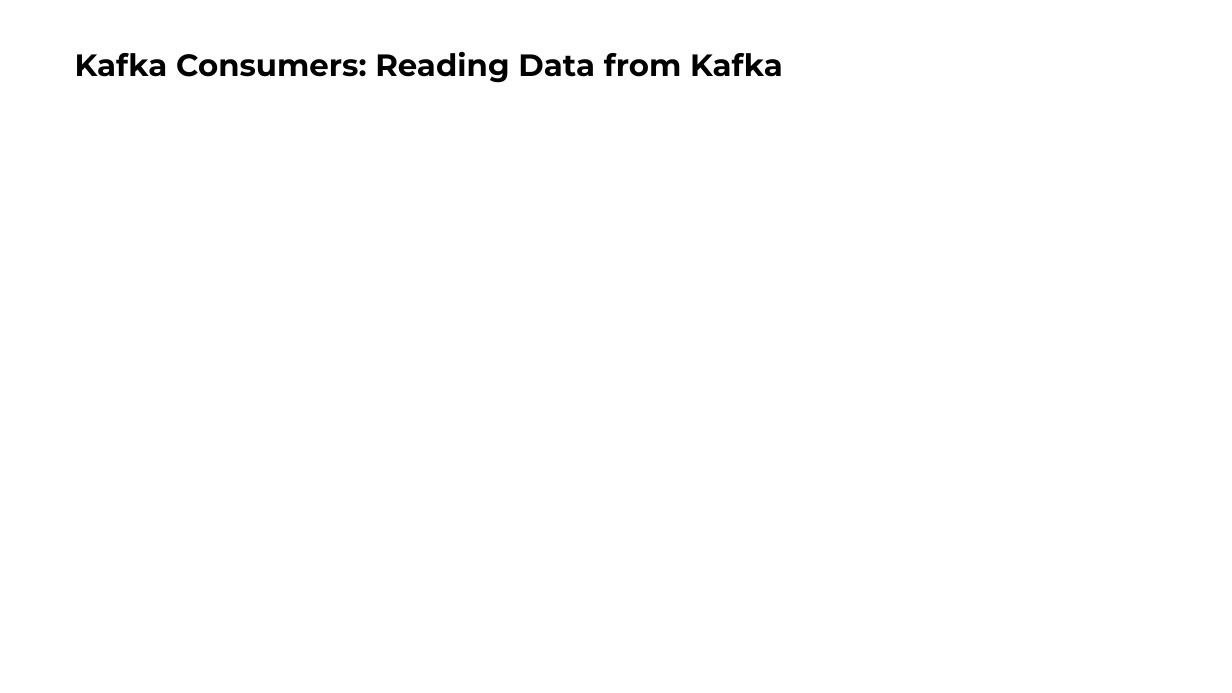
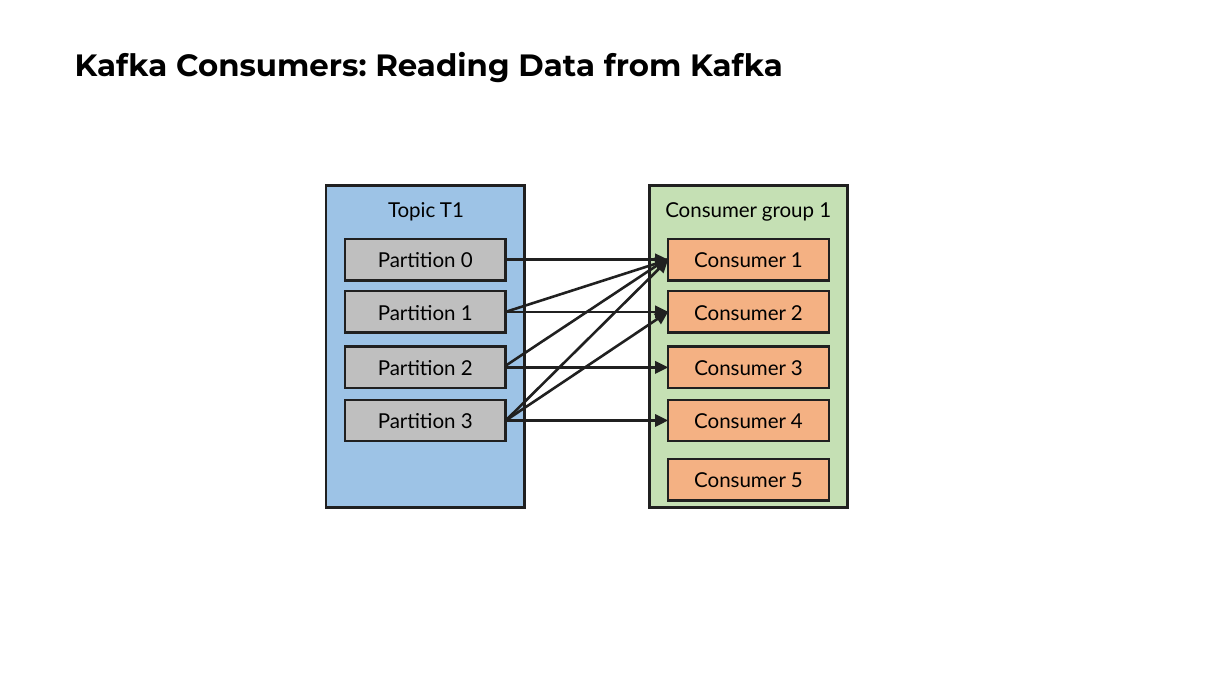
Before and after one commit to ngoctd314/books-note, a slide deck: slide 8 of Kafka Definitive Guide.pptx. Drawn at 1232x693 pixels with LibreOffice and Linux fonts; fonts in the diff are those of the drawing. Boxes give left, top, right and bottom in pixels: in the first picture for what was removed or moved away, otherwise in the second. Text is boxed around its words. In the diff, an @@ line names an element or a change of style, - is before the commit and + after.

```diff
--- a/Kafka Definitive Guide.pptx
+++ b/Kafka Definitive Guide.pptx
@@ rectangle added at [326,186,525,508], fill #9DC3E6, outline #202020 2 pt @@
@@ text added at [388,202,464,221], 16 pt, text #000000 @@
+Topic T1
@@ rectangle added at [650,186,848,508], fill #C5E0B4, outline #202020 2 pt @@
@@ text added at [665,202,831,221], 16 pt, text #000000 @@
+Consumer group 1
@@ rectangle added at [345,239,506,281], fill #BFBFBF, outline #202020 2 pt, 16 pt, text #000000 @@
+Partition 0
@@ rectangle added at [668,239,829,281], fill #F4B183, outline #202020 2 pt, 16 pt, text #000000 @@
+Consumer 1
@@ arrow added from (506, 260) to (668, 260), #202020 2 pt @@
@@ arrow added from (506, 312) to (668, 260), #202020 2 pt @@
@@ arrow added from (506, 366) to (668, 258), #202020 2 pt @@
@@ arrow added from (506, 421) to (668, 260), #202020 2 pt @@
@@ rectangle added at [345,291,506,333], fill #BFBFBF, outline #202020 2 pt, 16 pt, text #000000 @@
+Partition 1
@@ rectangle added at [668,291,829,333], fill #F4B183, outline #202020 2 pt, 16 pt, text #000000 @@
+Consumer 2
@@ arrow added from (506, 312) to (668, 312), #202020 2 pt @@
@@ arrow added from (506, 421) to (668, 312), #202020 2 pt @@
@@ rectangle added at [345,347,506,388], fill #BFBFBF, outline #202020 2 pt, 16 pt, text #000000 @@
+Partition 2
@@ rectangle added at [668,347,829,388], fill #F4B183, outline #202020 2 pt, 16 pt, text #000000 @@
+Consumer 3
@@ arrow added from (506, 368) to (668, 368), #202020 2 pt @@
@@ rectangle added at [345,400,506,442], fill #BFBFBF, outline #202020 2 pt, 16 pt, text #000000 @@
+Partition 3
@@ rectangle added at [668,400,829,442], fill #F4B183, outline #202020 2 pt, 16 pt, text #000000 @@
+Consumer 4
@@ arrow added from (506, 421) to (668, 421), #202020 2 pt @@
@@ rectangle added at [668,459,829,501], fill #F4B183, outline #202020 2 pt, 16 pt, text #000000 @@
+Consumer 5
```
Also in this commit, not shown: 2 slides added.
